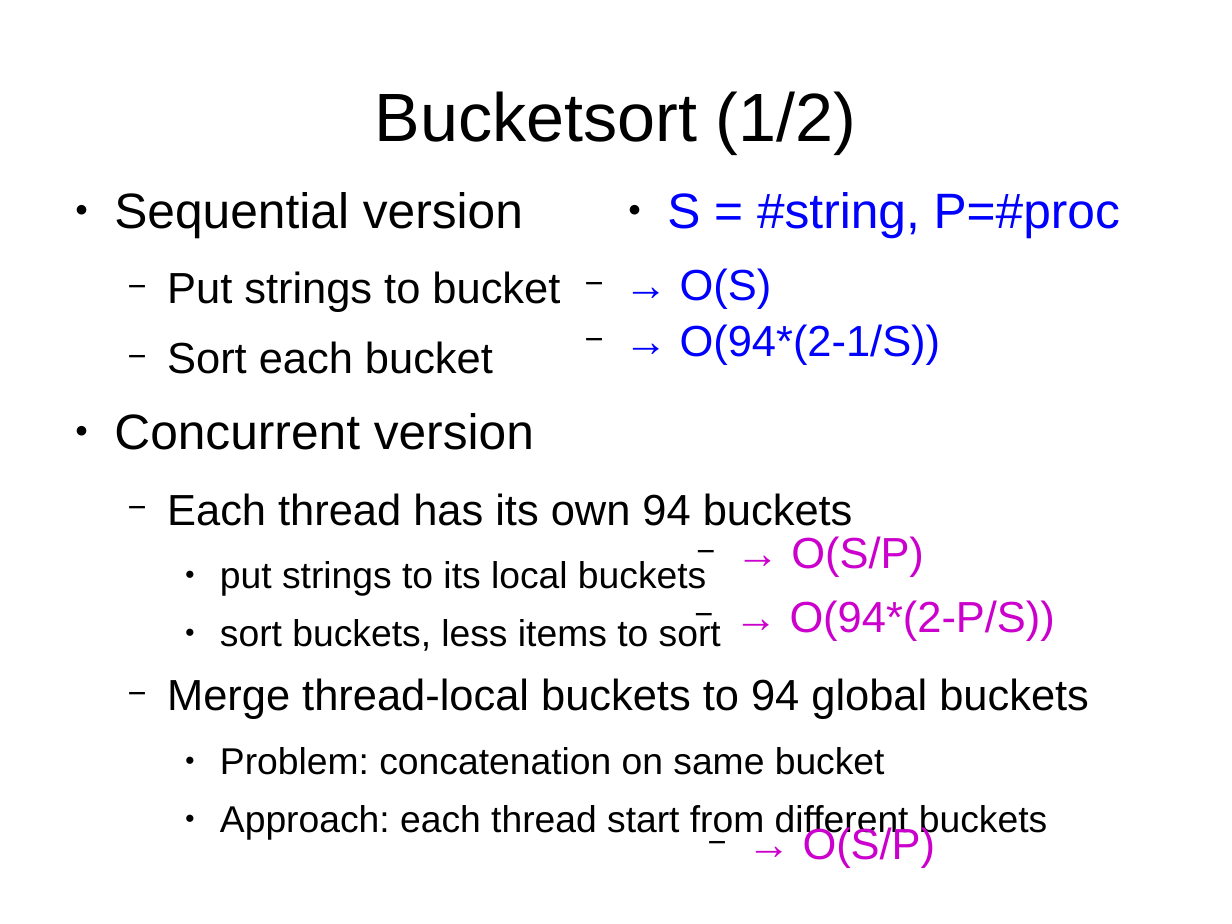
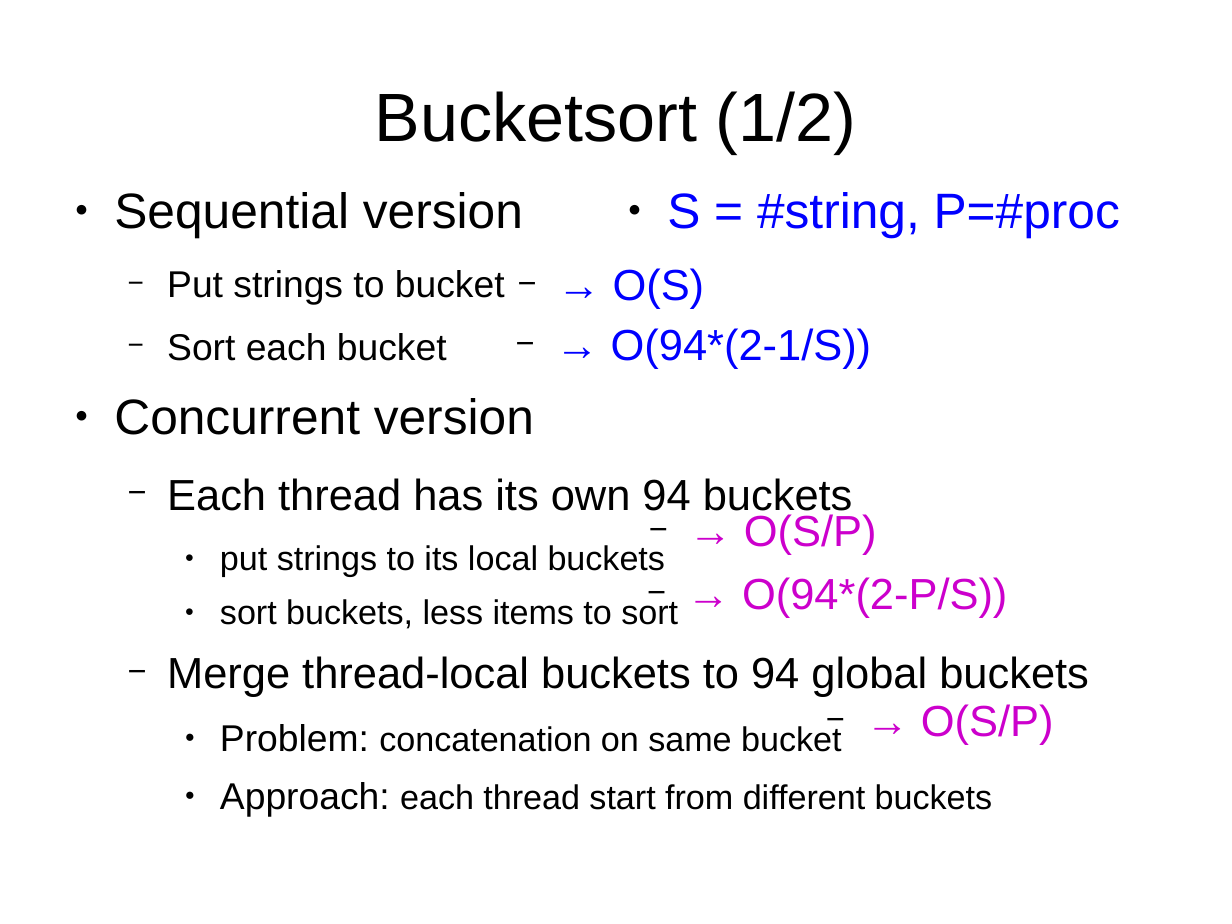
Before and after one commit to ViEiraCaRdOsO/L-FCDS_2015, a slide deck: slide 4 of README.odp. Drawn at 1232x924 pixels with LibreOffice and Linux fonts; fonts in the diff are those of the drawing. Boxes give left, top, right and bottom in pixels: in the first picture for what was removed or moved away, otherwise in the second. Text is boxed around its words. In the diff, an @@ line names an element or a change of style, - is before the commit and + after.

```diff
--- a/README.odp
+++ b/README.odp
@@ text "→ O(S)": place and size @@
-text "→ O(S)" at [680, 268, 772, 309]
+text "→ O(S)" at [613, 268, 705, 309]
@@ text at [167, 270, 992, 817]: size 28 to 24 pt in "Put strings to bucket", "Sort each bucket"; size 24 to 22 pt in "put strings to its local buckets", "sort buckets, less items to sort", "concatenation on same bucket", "each thread start from different buckets" @@
@@ text "→ O(94*(2-1/S))": place and size @@
-text "→ O(94*(2-1/S))" at [680, 324, 941, 365]
+text "→ O(94*(2-1/S))" at [611, 328, 872, 369]
@@ text "→ O(S/P)": place and size @@
-text "→ O(S/P)" at [791, 536, 924, 577]
+text "→ O(S/P)" at [744, 514, 877, 555]
@@ text "→ O(94*(2-P/S))": place and size @@
-text "→ O(94*(2-P/S))" at [790, 600, 1055, 641]
+text "→ O(94*(2-P/S))" at [742, 577, 1007, 618]
@@ text "→ O(S/P)": place and size @@
-text "→ O(S/P)" at [803, 824, 936, 868]
+text "→ O(S/P)" at [921, 704, 1054, 745]
```
Also in this commit, not shown: 5 other slides changed, 2 slides added, 2 slides removed, 11 other files.
